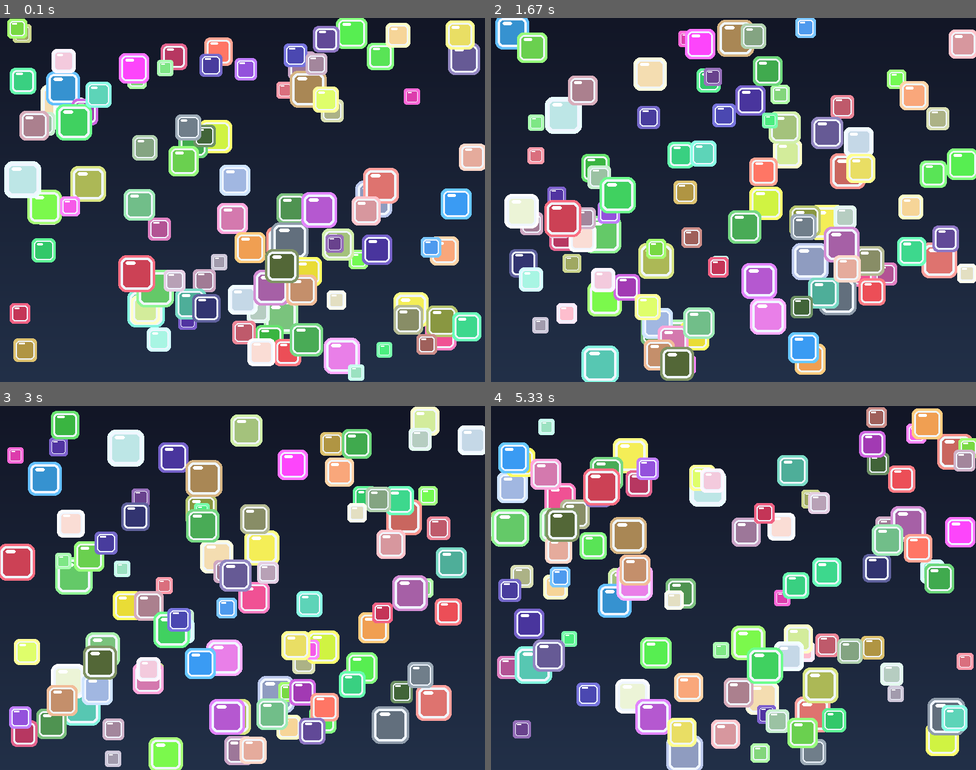
Above: before the commit, frames 1-4 (two rows, left to right).
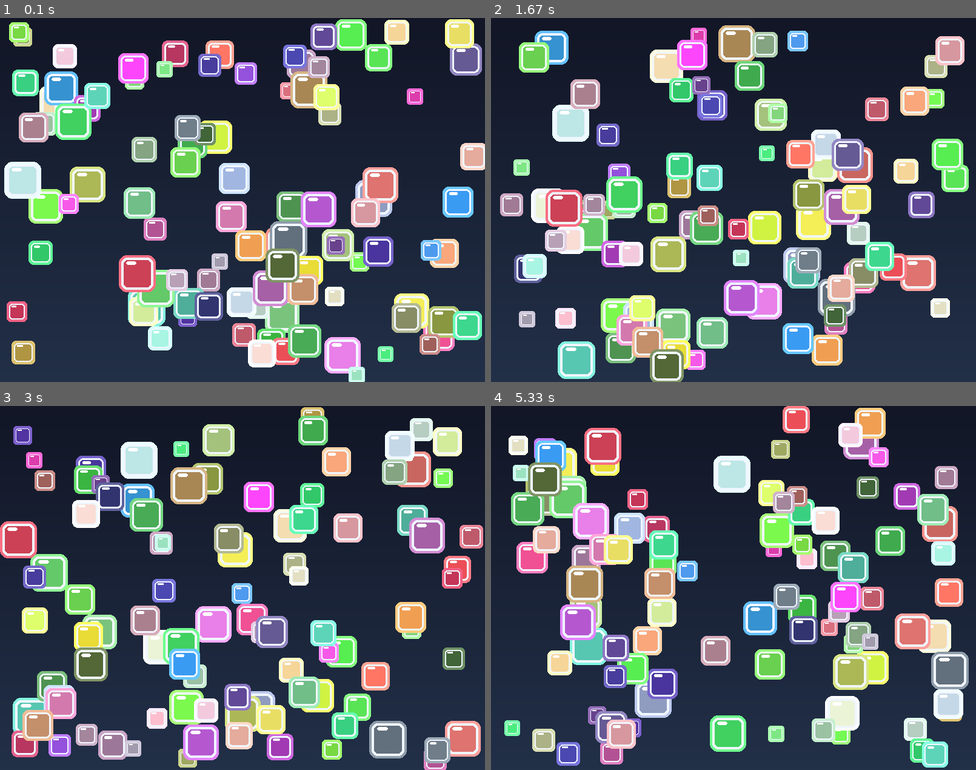
Above: after the commit, the same moments.

Repository: JustinDCosta/lab10-updated-pygame
Game: pygame game, started from main.py
Two runs of this game, one before a commit and one after it. Both use one fixed random seed, a clock stepped at 60 frames per second and the inputs below.
Inputs:
- Up to frame 1 (0.1 s): no input
- Up to frame 2 (1.67 s): no input
- Up to frame 3 (3 s): no input
- Up to frame 4 (5.33 s): no input

The runs differ from the first frame. In frame 1, 14% of the frame differs, in the area x 0-100%, y 0-100%; in frame 2, 46%; in frame 3, 56%; in frame 4, 56%.

Commit message:
Align tests with dt-based movement and jitter

Diff:
--- a/main.py
+++ b/main.py
@@ -6,6 +6,7 @@
 from dataclasses import dataclass
 
 import pygame
+import math
 
 SCREEN_WIDTH: int = 800
 SCREEN_HEIGHT: int = 600
@@ -13,18 +14,17 @@
 BG_BOTTOM_COLOR: tuple[int, int, int] = (34, 48, 72)
 FPS: int = 60
 
-SQUARE_COUNT: int = 100  # Increased to 100
+SQUARE_COUNT: int = 100  # Number of squares to draw
 SQUARE_SIZE: int = 30
-SQUARE_MIN_SIZE: int = 18  # Global min size
-SQUARE_MAX_SIZE: int = 54  # Global max size
+SQUARE_MIN_SIZE: int = 18  # Smallest square size
+SQUARE_MAX_SIZE: int = 54  # Largest square size
 SQUARE_BORDER_COLOR: tuple[int, int, int] = (240, 246, 255)
-SPEED_MIN: int = 1
-SPEED_MAX: int = 4
-GLOBAL_MAX_SPEED: float = 6.0  # Defined global max speed
+SPEED_MIN: int = 60
+SPEED_MAX: int = 240
+GLOBAL_MAX_SPEED: float = 360.0
 COLOR_MIN: int = 50
 COLOR_MAX: int = 255
 JITTER_CHANCE: float = 0.05
-JITTER_DELTA: float = 0.25
 
 
 @dataclass
@@ -37,25 +37,25 @@
     vy: float
     color: tuple[int, int, int]
     size: int = SQUARE_SIZE
-    max_speed: float = GLOBAL_MAX_SPEED  # Added max speed attribute
+    max_speed: float = GLOBAL_MAX_SPEED  # Maximum speed for this square
 
 
 def create_random_square() -> Square:
     """Create one square at a random position with random velocity."""
     size = random.randint(SQUARE_MIN_SIZE, SQUARE_MAX_SIZE)
 
-    # Calculate max speed: the bigger the size, the slower the max speed.
-    # We use a 0-1 scale based on the size limits. 1.0 means it's the minimum size.
+    # Larger squares move slower.
+    # size_factor is in the 0-1 range, where 1 means the smallest square.
     size_factor = (SQUARE_MAX_SIZE - size) / max(1, (SQUARE_MAX_SIZE - SQUARE_MIN_SIZE))
 
-    # Scale speed between a minimum floor (1.0) and the GLOBAL_MAX_SPEED
-    max_speed = 1.0 + (GLOBAL_MAX_SPEED - 1.0) * size_factor
-    max_speed = min(max_speed, GLOBAL_MAX_SPEED)  # Ensure it never exceeds global scale
+    # Scale speed from 60.0 up to GLOBAL_MAX_SPEED.
+    max_speed = 60.0 + (GLOBAL_MAX_SPEED - 60.0) * size_factor
+    max_speed = min(max_speed, GLOBAL_MAX_SPEED)  # Keep within the global limit
 
     x = random.randint(0, SCREEN_WIDTH - size)
     y = random.randint(0, SCREEN_HEIGHT - size)
 
-    # Cap the initial starting speed to its personal max_speed
+    # Limit starting speed to this square's max speed.
     start_speed_x = min(random.randint(SPEED_MIN, SPEED_MAX), max_speed)
     start_speed_y = min(random.randint(SPEED_MIN, SPEED_MAX), max_speed)
 
@@ -91,25 +91,28 @@
         square.vy *= -1
 
 
-def update_square(square: Square) -> None:
+def update_square(square: Square, dt: float) -> None:
     """Advance one square by one frame."""
-    square.x += square.vx
-    square.y += square.vy
+    square.x += square.vx * dt  # Use delta time for frame-independent movement
+    square.y += square.vy * dt
 
+    # Rotate velocity by a small random angle to create gentle jitter.
     if random.random() < JITTER_CHANCE:
-        square.vx += random.uniform(-JITTER_DELTA, JITTER_DELTA)
-        square.vy += random.uniform(-JITTER_DELTA, JITTER_DELTA)
+        theta = random.uniform(-0.1, 0.1)  # Small random angle in radians
 
-        square.vx = max(-square.max_speed, min(square.max_speed, square.vx))
-        square.vy = max(-square.max_speed, min(square.max_speed, square.vy))
+        new_vx = square.vx * math.cos(theta) - square.vy * math.sin(theta)
+        new_vy = square.vx * math.sin(theta) + square.vy * math.cos(theta)
+
+        square.vx = new_vx
+        square.vy = new_vy
 
     _apply_boundary(square)
 
 
-def update_squares(squares: list[Square]) -> None:
+def update_squares(squares: list[Square], dt: float) -> None:
     """Update all squares each frame."""
     for square in squares:
-        update_square(square)
+        update_square(square, dt)
 
 
 def draw_background(screen: pygame.Surface) -> None:
@@ -174,12 +177,12 @@
             if event.type == pygame.QUIT:
                 running = False
 
-        update_squares(squares)
+        dt = clock.tick(FPS) / 1000.0
+
+        update_squares(squares, dt)
         draw_background(screen)
         draw_squares(screen, squares)
         pygame.display.flip()
-
-        clock.tick(FPS)
 
     pygame.quit()
 
--- a/test_main.py
+++ b/test_main.py
@@ -1,5 +1,6 @@
 """Test suite for main.py pygame square movement application."""
 
+import math
 import pytest
 from unittest.mock import Mock
 import sys
@@ -45,6 +46,12 @@
 )
 
 
+@pytest.fixture(autouse=True)
+def disable_jitter_by_default(monkeypatch):
+    """Keep tests deterministic unless a specific test enables jitter."""
+    monkeypatch.setattr(app.random, "random", lambda: 1.0)
+
+
 class TestSquareDataModel:
     """Tests for the Square dataclass."""
 
@@ -146,14 +153,14 @@
         square = Square(x=100, y=100, vx=5, vy=-3, color=(255, 0, 0))
         original_x = square.x
         original_y = square.y
-        update_square(square)
+        update_square(square, dt=1.0)
         assert square.x == original_x + 5
         assert square.y == original_y - 3
 
     def test_left_edge_collision(self):
         """Test bounce when hitting left edge."""
         square = Square(x=5, y=100, vx=-10, vy=0, color=(255, 0, 0))
-        update_square(square)
+        update_square(square, dt=1.0)
         assert square.x == 0  # Clamped to edge
         assert square.vx > 0  # Velocity reversed
 
@@ -168,14 +175,14 @@
             color=(255, 0, 0),
             size=size,
         )
-        update_square(square)
+        update_square(square, dt=1.0)
         assert square.x == SCREEN_WIDTH - size  # Clamped to edge
         assert square.vx < 0  # Velocity reversed
 
     def test_top_edge_collision(self):
         """Test bounce when hitting top edge."""
         square = Square(x=100, y=5, vx=0, vy=-10, color=(255, 0, 0))
-        update_square(square)
+        update_square(square, dt=1.0)
         assert square.y == 0  # Clamped to edge
         assert square.vy > 0  # Velocity reversed
 
@@ -190,14 +197,14 @@
             color=(255, 0, 0),
             size=size,
         )
-        update_square(square)
+        update_square(square, dt=1.0)
         assert square.y == SCREEN_HEIGHT - size  # Clamped to edge
         assert square.vy < 0  # Velocity reversed
 
     def test_no_collision_inside_bounds(self):
         """Test that square moves normally when not at edges."""
         square = Square(x=200, y=200, vx=3, vy=4, color=(255, 0, 0))
-        update_square(square)
+        update_square(square, dt=1.0)
         assert square.x > 200
         assert square.y > 200
 
@@ -207,21 +214,24 @@
         monkeypatch.setattr(app.random, "uniform", lambda _a, _b: 0.25)
 
         square = Square(x=200, y=200, vx=2.0, vy=1.0, color=(255, 0, 0))
-        update_square(square)
-
-        assert square.vx == 2.25
-        assert square.vy == 1.25
-
-    def test_velocity_respects_max_speed_on_jitter(self, monkeypatch):
-        """Test jitter velocity clamp against each square's max_speed."""
+        update_square(square, dt=1.0)
+
+        expected_vx = 2.0 * math.cos(0.25) - 1.0 * math.sin(0.25)
+        expected_vy = 2.0 * math.sin(0.25) + 1.0 * math.cos(0.25)
+        assert square.vx == pytest.approx(expected_vx)
+        assert square.vy == pytest.approx(expected_vy)
+
+    def test_jitter_rotation_preserves_speed_magnitude(self, monkeypatch):
+        """Test that jitter rotates velocity while preserving speed magnitude."""
         monkeypatch.setattr(app.random, "random", lambda: 0.0)
-        monkeypatch.setattr(app.random, "uniform", lambda _a, _b: 1.0)
+        monkeypatch.setattr(app.random, "uniform", lambda _a, _b: 0.1)
 
         square = Square(x=200, y=200, vx=5.8, vy=5.9, color=(255, 0, 0), max_speed=6.0)
-        update_square(square)
-
-        assert square.vx == 6.0
-        assert square.vy == 6.0
+        before_speed = math.hypot(square.vx, square.vy)
+        update_square(square, dt=1.0)
+        after_speed = math.hypot(square.vx, square.vy)
+
+        assert after_speed == pytest.approx(before_speed, rel=1e-6)
 
 
 class TestUpdateSquares:
@@ -234,7 +244,7 @@
             Square(x=200, y=200, vx=3, vy=3, color=(0, 255, 0)),
             Square(x=300, y=300, vx=2, vy=2, color=(0, 0, 255)),
         ]
-        update_squares(squares)
+        update_squares(squares, dt=1.0)
         # Each square should have moved by its velocity
         assert squares[0].x > 100
         assert squares[1].x > 200
@@ -243,7 +253,7 @@
     def test_empty_list_handled(self):
         """Test that empty list doesn't cause errors."""
         squares: list[Square] = []
-        update_squares(squares)  # Should not raise
+        update_squares(squares, dt=1.0)  # Should not raise
 
 
 class TestDrawSquare:
@@ -299,7 +309,7 @@
         squares = create_squares(5)
         initial_positions = [(s.x, s.y) for s in squares]
 
-        update_squares(squares)
+        update_squares(squares, dt=1 / 60)
 
         final_positions = [(s.x, s.y) for s in squares]
         # At least some squares should have moved
@@ -309,7 +319,7 @@
         """Test that squares remain in bounds after update."""
         squares = create_squares(10)
         for _ in range(100):  # Simulate 100 frames
-            update_squares(squares)
+            update_squares(squares, dt=1 / 60)
             for square in squares:
                 assert 0 <= square.x <= SCREEN_WIDTH - square.size
                 assert 0 <= square.y <= SCREEN_HEIGHT - square.size
@@ -324,7 +334,7 @@
         velocities_seen.add((sqrt.vx, sqrt.vy))
 
         for _ in range(10):
-            update_square(sqrt)
+            update_square(sqrt, dt=1 / 60)
             velocities_seen.add((sqrt.vx, sqrt.vy))
 
         assert len(velocities_seen) > 1
Not shown, changed: JOURNAL.md
Not shown, changed: REPORT.md
